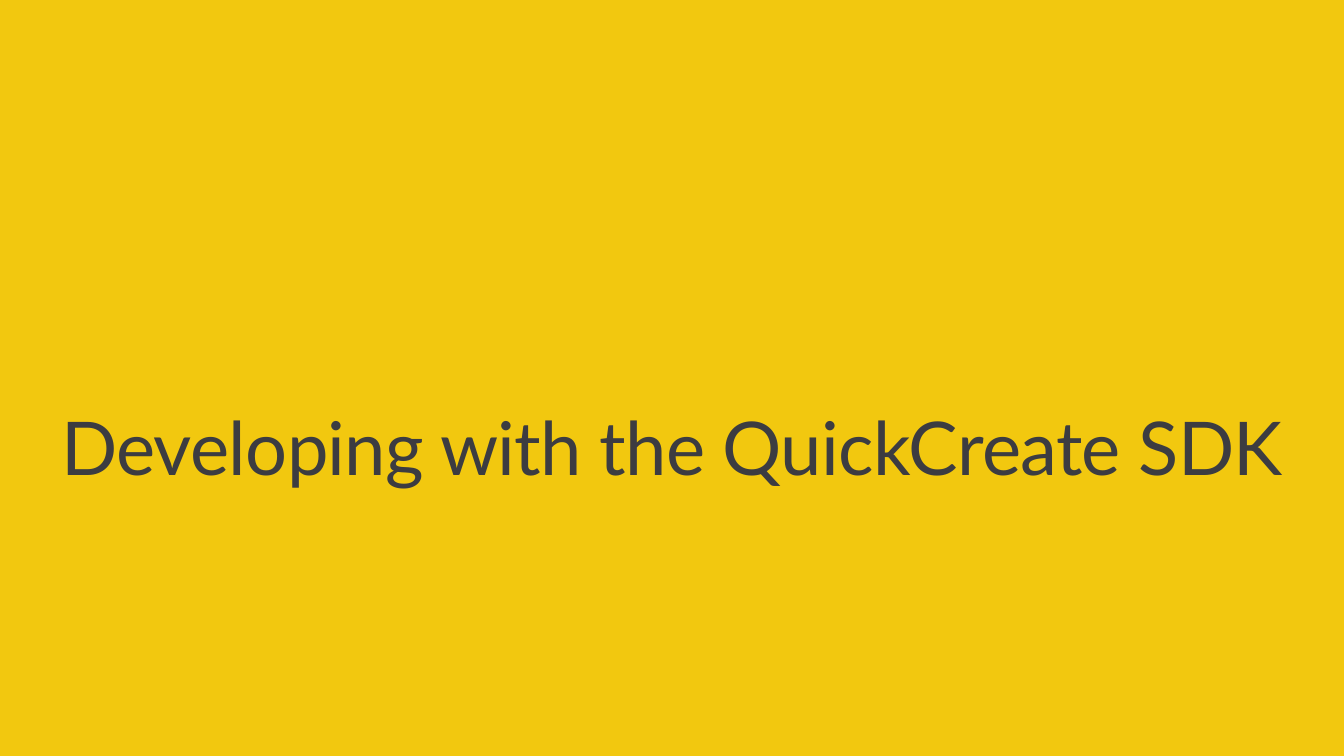
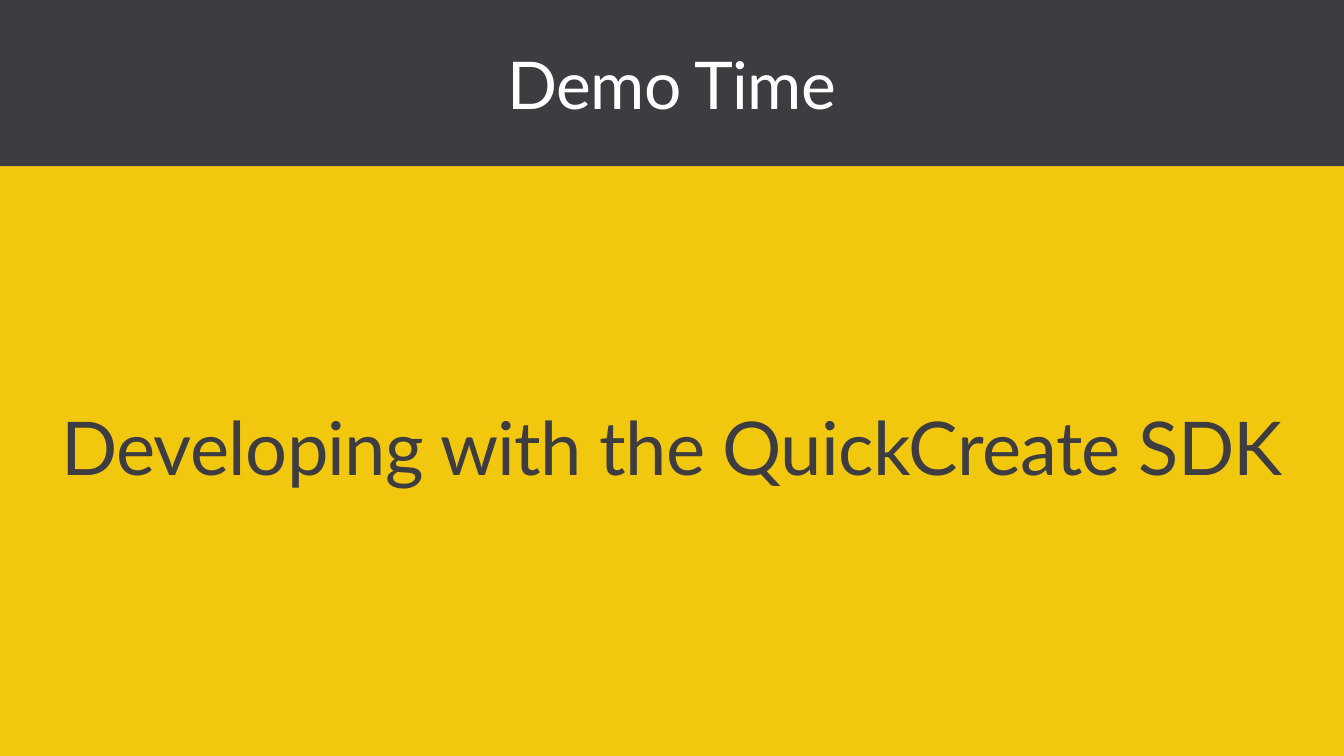
Before and after one commit to PowerBiDevCamp/Camp-Sessions, a slide deck: slide 17 of Session 29 - Developing with the Power BI Quick Create SDK.pptx (slide 15 before the commit). Drawn at 1344x756 pixels with LibreOffice and Linux fonts; fonts in the diff are those of the drawing; background and template pictures are left out. Boxes give left, top, right and bottom in pixels: in the first picture for what was removed or moved away, otherwise in the second. Text is boxed around its words. In the diff, an @@ line names an element or a change of style, - is before the commit and + after.

Commit message:
Updates

```diff
--- a/Session 29 - Developing with the Power BI Quick Create SDK.pptx
+++ b/Session 29 - Developing with the Power BI Quick Create SDK.pptx
@@ text added at box(0, 0, 1344, 166), fill #3C3C41, 48 pt, text #FFFFFF @@
+Demo Time
```
Also in this commit, not shown: 4 other slides changed, 2 slides added.
